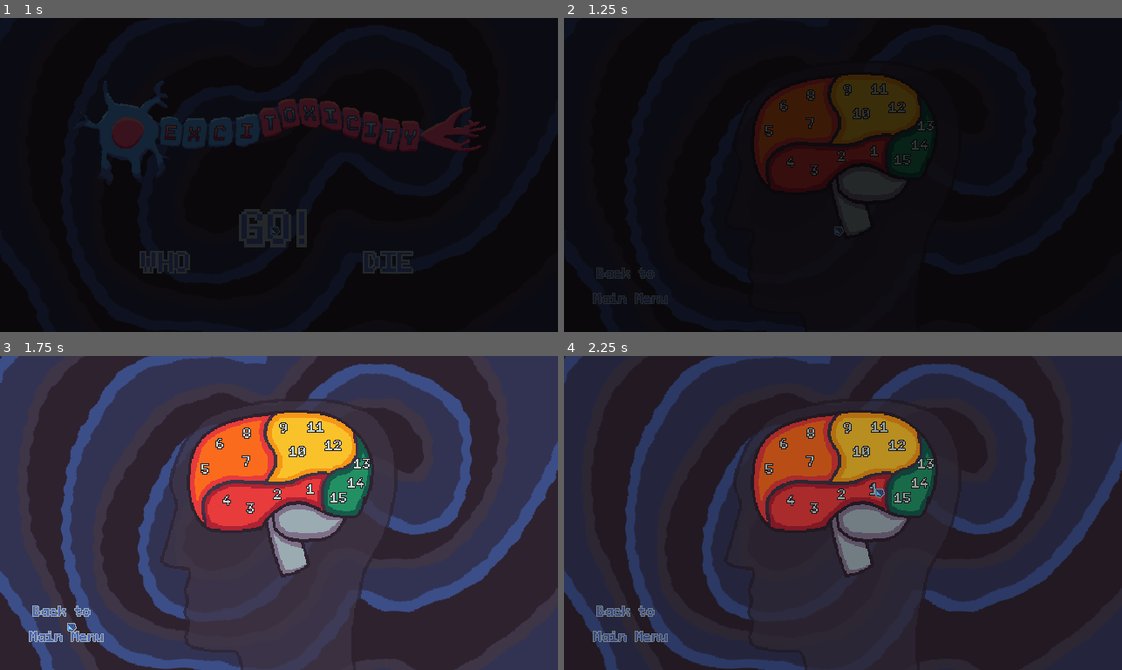
Above: before the commit, frames 1-4 (two rows, left to right).
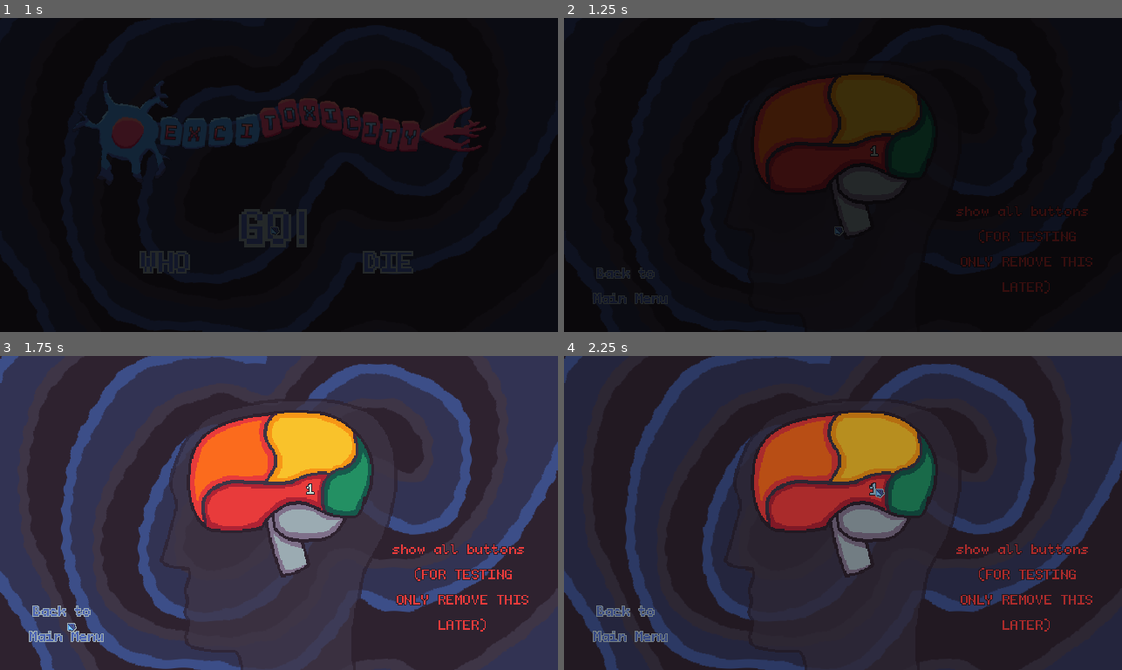
Above: after the commit, the same moments.

Repository: bnhrl/MomentumIsEverythingCountDown
Game: Godot game, scene res://Game/MainMenu/main_menu.tscn
Same seed, same stepped clock (60 frames per second), same inputs: the game is played once before the commit and once after it.
Inputs (mouse positions are in pixels of both pictures, inside the frame that each line leads up to):
- Up to frame 1 (1 s): move the mouse to (267, 225) at 0.52 s; hold D (right) from 0.53 s (still down); click (267, 225) at 0.6 s
- Up to frame 2 (1.25 s): keep holding D (right)
- Up to frame 3 (1.75 s): move the mouse to (66, 622) at 1.27 s; release D (right) at 1.28 s; hold S (down) from 1.28 s (still down); click (66, 622) at 1.35 s
- Up to frame 4 (2.25 s): move the mouse to (876, 487) at 2.02 s; release S (down) at 2.03 s; hold D (right) from 2.03 s (still down); click (876, 487) at 2.1 s

Frame 1 is identical in both runs. In frame 2, 1.5% of the frame differs, in the area x 35-95%, y 20-88%; in frame 3, 2.0%; in frame 4, 1.9%.

Commit message:
Implemented level progression

Diff:
--- a/Game/LevelSelect/level_select.gd
+++ b/Game/LevelSelect/level_select.gd
@@ -2,6 +2,15 @@
 
 func _ready() -> void:
 	RenderingServer.global_shader_parameter_set("outline_color", Color("9babb2"))
+	var level_buttons := $LevelButtons.get_children()
+	for i in range(level_buttons.size()):
+		if level_buttons[i] is LevelButton:
+			if level_buttons[i].level > Scenes.current_level:
+				level_buttons[i].hide()
 
 func _on_btn_main_menu_pressed() -> void:
 	Scenes.swap_scene("Main Menu")
+
+func _on_btn_show_level_buttons_pressed() -> void:
+	for child in $LevelButtons.get_children():
+		child.show()
--- a/Game/LevelSelect/level_select.tscn
+++ b/Game/LevelSelect/level_select.tscn
@@ -43,8 +43,22 @@
 offset_right = 638.0
 offset_bottom = 357.0
 
-[node name="BtnLevel1" parent="." unique_id=1780013496 instance=ExtResource("3_eeebr")]
+[node name="BtnShowLevelButtons" parent="." unique_id=1614675331 instance=ExtResource("2_eeebr")]
 layout_mode = 0
+offset_left = 448.0
+offset_top = 185.0
+offset_right = 616.0
+offset_bottom = 344.0
+theme_override_colors/default_color = Color(0.9098039, 0.23137255, 0.23137255, 1)
+text = "show all buttons
+(FOR TESTING ONLY REMOVE THIS LATER)"
+default_color = Color(0.9098039, 0.23137255, 0.23137255, 1)
+hover_color = Color(0.11764706, 0.7372549, 0.4509804, 1)
+hover_size = Vector2(1.2, 1.2)
+
+[node name="LevelButtons" type="Node" parent="." unique_id=1856160715]
+
+[node name="BtnLevel1" parent="LevelButtons" unique_id=1780013496 instance=ExtResource("3_eeebr")]
 offset_left = 345.0
 offset_top = 137.0
 offset_right = 369.0
@@ -55,8 +69,7 @@
 default_color = Color(0.78039217, 0.8627451, 0.8156863, 1)
 hover_color = Color(0.3019608, 0.60784316, 0.9019608, 1)
 
-[node name="BtnLevel2" parent="." unique_id=838363682 instance=ExtResource("3_eeebr")]
-layout_mode = 0
+[node name="BtnLevel2" parent="LevelButtons" unique_id=838363682 instance=ExtResource("3_eeebr")]
 offset_left = 307.0
 offset_top = 143.0
 offset_right = 331.0
@@ -67,8 +80,7 @@
 default_color = Color(0.78039217, 0.8627451, 0.8156863, 1)
 hover_color = Color(0.3019608, 0.60784316, 0.9019608, 1)
 
-[node name="BtnLevel3" parent="." unique_id=1512173018 instance=ExtResource("3_eeebr")]
-layout_mode = 0
+[node name="BtnLevel3" parent="LevelButtons" unique_id=1512173018 instance=ExtResource("3_eeebr")]
 offset_left = 276.0
 offset_top = 159.0
 offset_right = 300.0
@@ -79,8 +91,7 @@
 default_color = Color(0.78039217, 0.8627451, 0.8156863, 1)
 hover_color = Color(0.3019608, 0.60784316, 0.9019608, 1)
 
-[node name="BtnLevel4" parent="." unique_id=1516766094 instance=ExtResource("3_eeebr")]
-layout_mode = 0
+[node name="BtnLevel4" parent="LevelButtons" unique_id=1516766094 instance=ExtResource("3_eeebr")]
 offset_left = 249.0
 offset_top = 150.0
 offset_right = 273.0
@@ -91,8 +102,7 @@
 default_color = Color(0.78039217, 0.8627451, 0.8156863, 1)
 hover_color = Color(0.3019608, 0.60784316, 0.9019608, 1)
 
-[node name="BtnLevel5" parent="." unique_id=1880270758 instance=ExtResource("3_eeebr")]
-layout_mode = 0
+[node name="BtnLevel5" parent="LevelButtons" unique_id=1880270758 instance=ExtResource("3_eeebr")]
 offset_left = 224.0
 offset_top = 114.0
 offset_right = 248.0
@@ -103,8 +113,7 @@
 default_color = Color(0.78039217, 0.8627451, 0.8156863, 1)
 hover_color = Color(0.3019608, 0.60784316, 0.9019608, 1)
 
-[node name="BtnLevel6" parent="." unique_id=1343485253 instance=ExtResource("3_eeebr")]
-layout_mode = 0
+[node name="BtnLevel6" parent="LevelButtons" unique_id=1343485253 instance=ExtResource("3_eeebr")]
 offset_left = 241.0
 offset_top = 85.0
 offset_right = 265.0
@@ -115,8 +124,7 @@
 default_color = Color(0.78039217, 0.8627451, 0.8156863, 1)
 hover_color = Color(0.3019608, 0.60784316, 0.9019608, 1)
 
-[node name="BtnLevel7" parent="." unique_id=258237501 instance=ExtResource("3_eeebr")]
-layout_mode = 0
+[node name="BtnLevel7" parent="LevelButtons" unique_id=258237501 instance=ExtResource("3_eeebr")]
 offset_left = 271.0
 offset_top = 105.0
 offset_right = 295.0
@@ -127,8 +135,7 @@
 default_color = Color(0.78039217, 0.8627451, 0.8156863, 1)
 hover_color = Color(0.3019608, 0.60784316, 0.9019608, 1)
 
-[node name="BtnLevel8" parent="." unique_id=1225651890 instance=ExtResource("3_eeebr")]
-layout_mode = 0
+[node name="BtnLevel8" parent="LevelButtons" unique_id=1225651890 instance=ExtResource("3_eeebr")]
 offset_left = 272.0
 offset_top = 73.0
 offset_right = 296.0
@@ -139,8 +146,7 @@
 default_color = Color(0.78039217, 0.8627451, 0.8156863, 1)
 hover_color = Color(0.3019608, 0.60784316, 0.9019608, 1)
 
-[node name="BtnLevel9" parent="." unique_id=1100347139 instance=ExtResource("3_eeebr")]
-layout_mode = 0
+[node name="BtnLevel9" parent="LevelButtons" unique_id=1100347139 instance=ExtResource("3_eeebr")]
 offset_left = 314.0
 offset_top = 67.0
 offset_right = 338.0
@@ -151,8 +157,7 @@
 default_color = Color(0.78039217, 0.8627451, 0.8156863, 1)
 hover_color = Color(0.3019608, 0.60784316, 0.9019608, 1)
 
-[node name="BtnLevel10" parent="." unique_id=631110659 instance=ExtResource("3_eeebr")]
-layout_mode = 0
+[node name="BtnLevel10" parent="LevelButtons" unique_id=631110659 instance=ExtResource("3_eeebr")]
 offset_left = 330.0
 offset_top = 94.0
 offset_right = 354.0
@@ -163,8 +168,7 @@
 default_color = Color(0.78039217, 0.8627451, 0.8156863, 1)
 hover_color = Color(0.3019608, 0.60784316, 0.9019608, 1)
 
-[node name="BtnLevel11" parent="." unique_id=1159681044 instance=ExtResource("3_eeebr")]
-layout_mode = 0
+[node name="BtnLevel11" parent="LevelButtons" unique_id=1159681044 instance=ExtResource("3_eeebr")]
 offset_left = 351.0
 offset_top = 66.0
 offset_right = 375.0
@@ -175,8 +179,7 @@
 default_color = Color(0.78039217, 0.8627451, 0.8156863, 1)
 hover_color = Color(0.3019608, 0.60784316, 0.9019608, 1)
 
-[node name="BtnLevel12" parent="." unique_id=2053102395 instance=ExtResource("3_eeebr")]
-layout_mode = 0
+[node name="BtnLevel12" parent="LevelButtons" unique_id=2053102395 instance=ExtResource("3_eeebr")]
 offset_left = 371.0
 offset_top = 87.0
 offset_right = 395.0
@@ -187,8 +190,7 @@
 default_color = Color(0.78039217, 0.8627451, 0.8156863, 1)
 hover_color = Color(0.3019608, 0.60784316, 0.9019608, 1)
 
-[node name="BtnLevel13" parent="." unique_id=348436725 instance=ExtResource("3_eeebr")]
-layout_mode = 0
+[node name="BtnLevel13" parent="LevelButtons" unique_id=348436725 instance=ExtResource("3_eeebr")]
 offset_left = 404.0
 offset_top = 108.0
 offset_right = 428.0
@@ -199,8 +201,7 @@
 default_color = Color(0.78039217, 0.8627451, 0.8156863, 1)
 hover_color = Color(0.3019608, 0.60784316, 0.9019608, 1)
 
-[node name="BtnLevel14" parent="." unique_id=1189631648 instance=ExtResource("3_eeebr")]
-layout_mode = 0
+[node name="BtnLevel14" parent="LevelButtons" unique_id=1189631648 instance=ExtResource("3_eeebr")]
 offset_left = 397.0
 offset_top = 130.0
 offset_right = 421.0
@@ -211,8 +212,7 @@
 default_color = Color(0.78039217, 0.8627451, 0.8156863, 1)
 hover_color = Color(0.3019608, 0.60784316, 0.9019608, 1)
 
-[node name="BtnLevel15" parent="." unique_id=1979077655 instance=ExtResource("3_eeebr")]
-layout_mode = 0
+[node name="BtnLevel15" parent="LevelButtons" unique_id=1979077655 instance=ExtResource("3_eeebr")]
 offset_left = 377.0
 offset_top = 147.0
 offset_right = 401.0
@@ -248,3 +248,4 @@
 texture = ExtResource("7_jddyg")
 
 [connection signal="pressed" from="BtnMainMenu" to="." method="_on_btn_main_menu_pressed"]
+[connection signal="pressed" from="BtnShowLevelButtons" to="." method="_on_btn_show_level_buttons_pressed"]
--- a/UI/Buttons/LevelButton/level_button.gd
+++ b/UI/Buttons/LevelButton/level_button.gd
@@ -1,4 +1,4 @@
-@tool class_name LeveLButton extends UIButton
+@tool class_name LevelButton extends UIButton
 
 @export var level: int = 0
 
